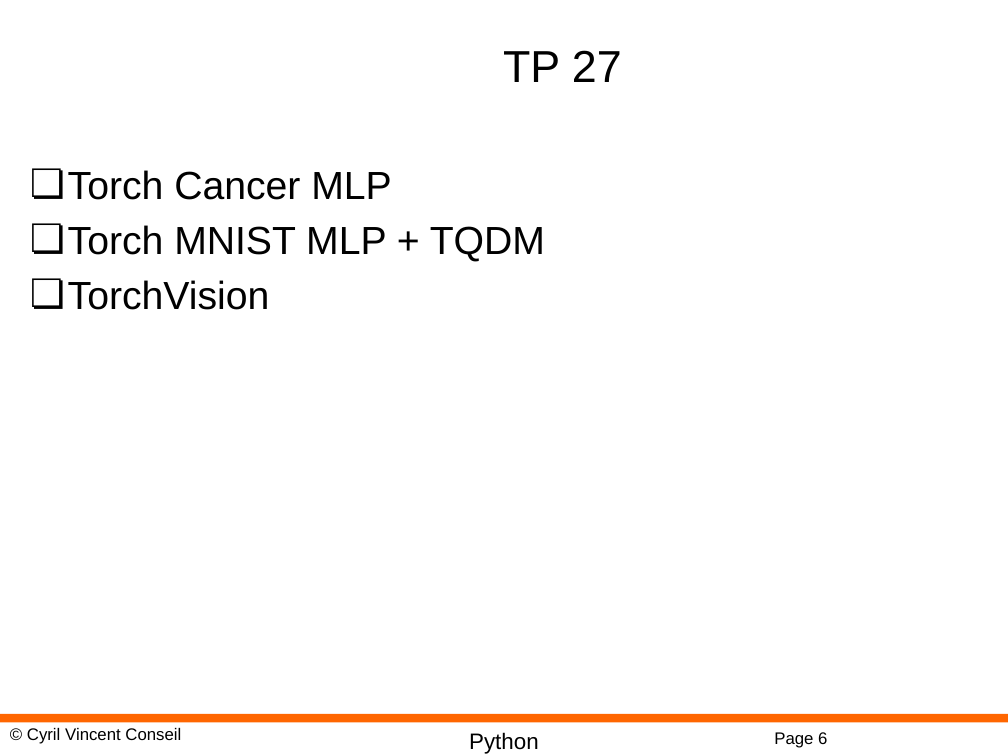
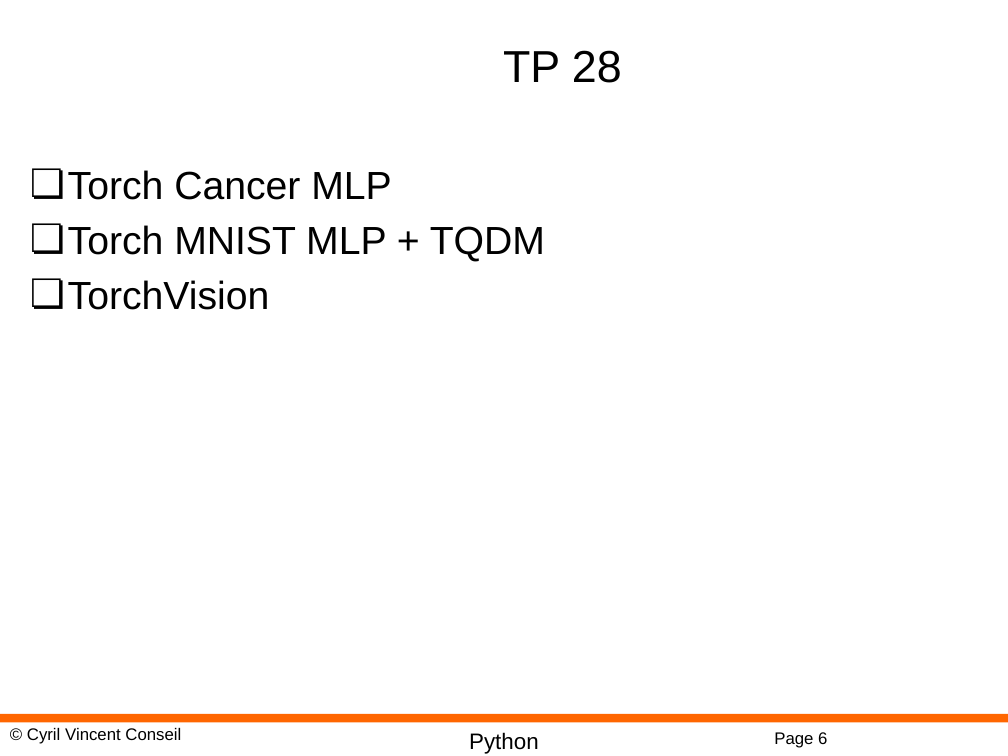
Before and after one commit to cyrilvincent/iot-ai, a slide deck: slide 6 of ppt/IoTAI27-Pytorch.pptx. Drawn at 1008x756 pixels with LibreOffice and Linux fonts; fonts in the diff are those of the drawing; background and template pictures are left out. Boxes give left, top, right and bottom in pixels: in the first picture for what was removed or moved away, otherwise in the second. Text is boxed around its words. In the diff, an @@ line names an element or a change of style, - is before the commit and + after.

```diff
--- a/ppt/IoTAI27-Pytorch.pptx
+++ b/ppt/IoTAI27-Pytorch.pptx
@@ title at <box>503,50,622,83</box>: text changed @@
-TP 27
+TP 28
```
Also in this commit, not shown: 4 other files.
